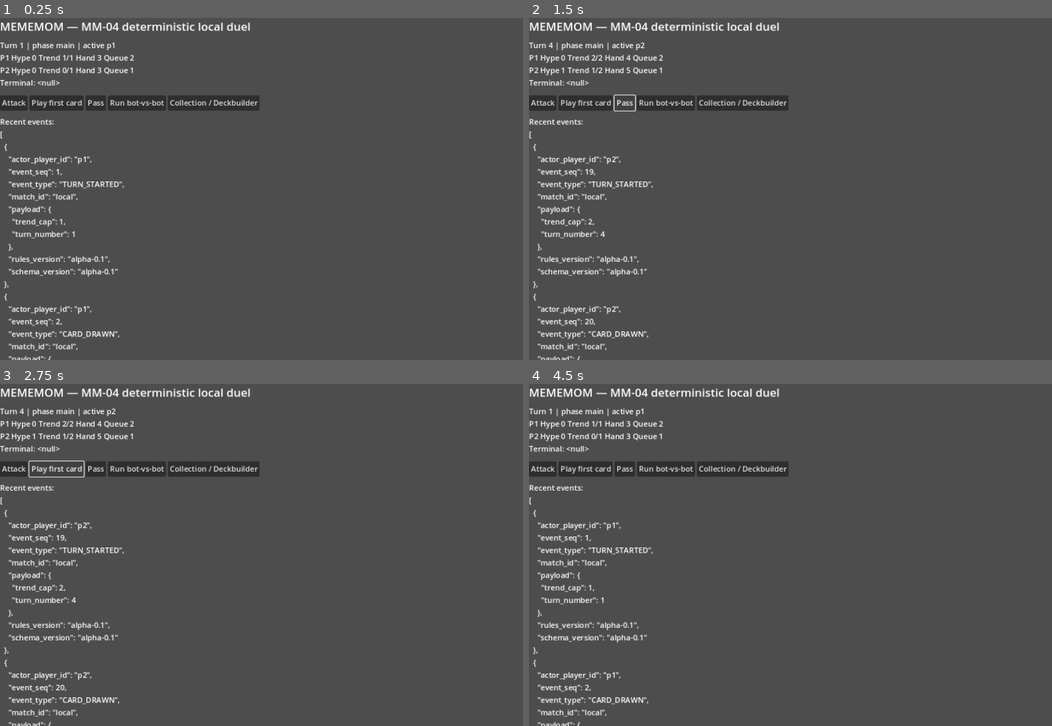
Above: before the commit, frames 1-4 (two rows, left to right).
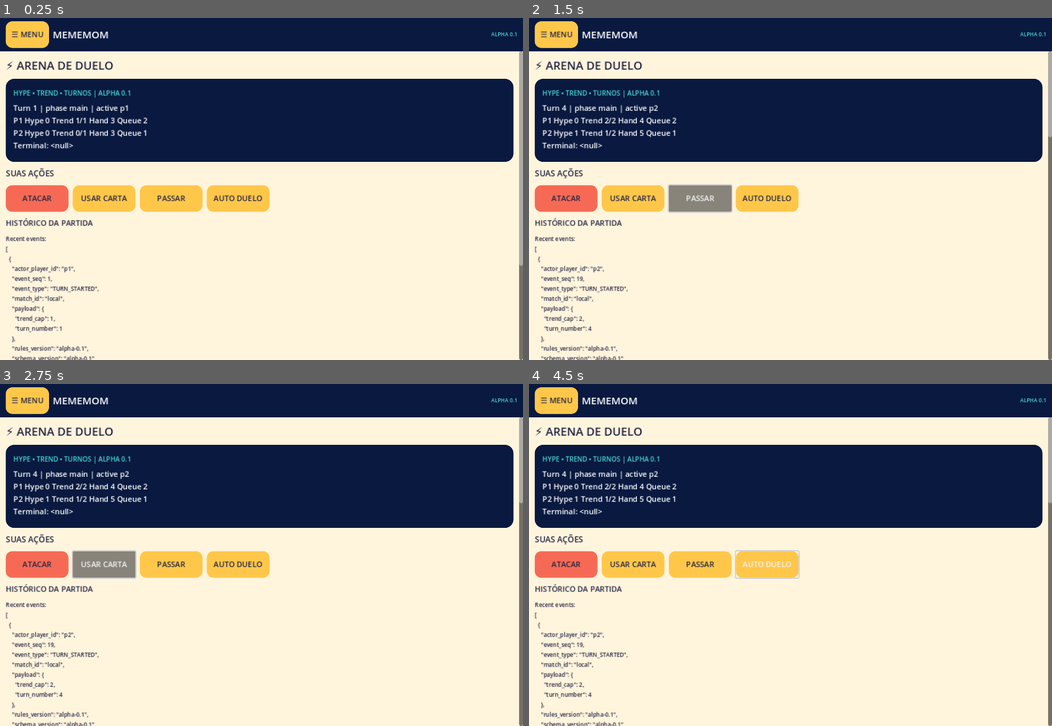
Above: after the commit, the same moments.

Repository: az1nn/meme-mon
Game: Godot game, scene res://scenes/Main.tscn
Same seed, same stepped clock (60 frames per second), same inputs: the game is played once before the commit and once after it.
Inputs (mouse positions are in pixels of both pictures, inside the frame that each line leads up to):
- Up to frame 1 (0.25 s): no input
- Up to frame 2 (1.5 s): click "Attack" (after the commit: "ATACAR") at 0.5 s; click "Pass" (after the commit: "PASSAR") at 1.25 s
- Up to frame 3 (2.75 s): click "Play first card" (after the commit: "USAR CARTA") at 2 s
- Up to frame 4 (4.5 s): click "Run bot-vs-bot" (after the commit: "AUTO DUELO") at 2.75 s; click (743, 469) at 3.5 s, where only the run before the commit has a clickable "Collection / Deckbuilder"; click (753, 702) at 4.25 s, where only the run before the commit has a clickable "Back to duel"

The runs differ from the first frame. In frame 1, 100% of the frame differs, in the area x 0-100%, y 0-100%; in frame 2, 100%; in frame 3, 100%; in frame 4, 100%.

Commit message:
feat(art-002): use responsive hamburger shell in duel

Diff:
--- a/src/presentation/main.gd
+++ b/src/presentation/main.gd
@@ -6,6 +6,7 @@
 const CollectionStore = preload("res://src/data/collection_store.gd")
 const DeckValidator = preload("res://src/domain/deck_validator.gd")
 const PROFILE_PATH := "user://mememom/profile.json"
+const NavigationShell = preload("res://src/presentation/navigation_shell.gd")
 
 var engine = DuelEngine.new()
 var bot = DeterministicBot.new("p2")
@@ -58,27 +59,83 @@
 	_render()
 
 func _build_ui() -> void:
-	var root: VBoxContainer = VBoxContainer.new()
-	root.set_anchors_and_offsets_preset(Control.PRESET_FULL_RECT)
-	root.add_theme_constant_override("separation", 12)
-	add_child(root)
-	var title: Label = Label.new()
-	title.text = "MEMEMOM — MM-04 deterministic local duel"
-	title.add_theme_font_size_override("font_size", 24)
-	root.add_child(title)
+	var shell = NavigationShell.new()
+	add_child(shell)
+	shell.route_selected.connect(Callable(self, "_on_global_route"))
+	var root: VBoxContainer = shell.content
+
+	var intro := Label.new()
+	intro.text = "⚡ ARENA DE DUELO"
+	intro.add_theme_color_override("font_color", NavigationShell.INK)
+	intro.add_theme_font_size_override("font_size", 24)
+	root.add_child(intro)
+
+	var arena := PanelContainer.new()
+	arena.add_theme_stylebox_override("panel", _arena_style())
+	root.add_child(arena)
+	var arena_body := VBoxContainer.new()
+	arena_body.add_theme_constant_override("separation", 10)
+	arena.add_child(arena_body)
+	var hint := Label.new()
+	hint.text = "HYPE • TREND • TURNOS | ALPHA 0.1"
+	hint.add_theme_color_override("font_color", NavigationShell.CYAN)
+	hint.add_theme_font_size_override("font_size", 14)
+	arena_body.add_child(hint)
 	status_label = Label.new()
 	status_label.autowrap_mode = TextServer.AUTOWRAP_WORD_SMART
-	root.add_child(status_label)
-	var actions: HBoxContainer = HBoxContainer.new()
+	status_label.add_theme_color_override("font_color", Color.WHITE)
+	status_label.add_theme_font_size_override("font_size", 16)
+	arena_body.add_child(status_label)
+
+	var buttons_title := Label.new()
+	buttons_title.text = "SUAS AÇÕES"
+	buttons_title.add_theme_color_override("font_color", NavigationShell.INK)
+	buttons_title.add_theme_font_size_override("font_size", 17)
+	root.add_child(buttons_title)
+	var actions := HFlowContainer.new()
+	actions.add_theme_constant_override("h_separation", 9)
+	actions.add_theme_constant_override("v_separation", 9)
 	root.add_child(actions)
-	for spec in [["Attack", "_on_attack"], ["Play first card", "_on_play"], ["Pass", "_on_pass"], ["Run bot-vs-bot", "_on_autorun"], ["Collection / Deckbuilder", "_on_collection"]]:
-		var button: Button = Button.new()
+	for spec in [["ATACAR", "_on_attack"], ["USAR CARTA", "_on_play"], ["PASSAR", "_on_pass"], ["AUTO DUELO", "_on_autorun"]]:
+		var button := Button.new()
 		button.text = spec[0]
+		button.custom_minimum_size = Vector2(132, 56)
+		button.focus_mode = Control.FOCUS_ALL
+		button.add_theme_color_override("font_color", NavigationShell.INK)
+		var skin := StyleBoxFlat.new()
+		skin.bg_color = NavigationShell.CORAL if spec[1] == "_on_attack" else NavigationShell.YELLOW
+		skin.set_corner_radius_all(14)
+		skin.content_margin_left = 12.0
+		skin.content_margin_right = 12.0
+		skin.content_margin_top = 10.0
+		skin.content_margin_bottom = 10.0
+		button.add_theme_stylebox_override("normal", skin)
 		button.pressed.connect(Callable(self, spec[1]))
 		actions.add_child(button)
+
+	var history_title := Label.new()
+	history_title.text = "HISTÓRICO DA PARTIDA"
+	history_title.add_theme_color_override("font_color", NavigationShell.INK)
+	root.add_child(history_title)
 	event_label = Label.new()
 	event_label.autowrap_mode = TextServer.AUTOWRAP_WORD_SMART
+	event_label.add_theme_color_override("font_color", NavigationShell.INK)
+	event_label.add_theme_font_size_override("font_size", 12)
 	root.add_child(event_label)
+
+func _arena_style() -> StyleBoxFlat:
+	var style := StyleBoxFlat.new()
+	style.bg_color = NavigationShell.NAVY
+	style.set_corner_radius_all(18)
+	style.content_margin_left = 16.0
+	style.content_margin_top = 20.0
+	style.content_margin_right = 16.0
+	style.content_margin_bottom = 20.0
+	return style
+
+func _on_global_route(route: String) -> void:
+	if route == "collection":
+		_on_collection()
 
 func _intent(kind: String, payload: Dictionary = {}) -> Dictionary:
 	return {
